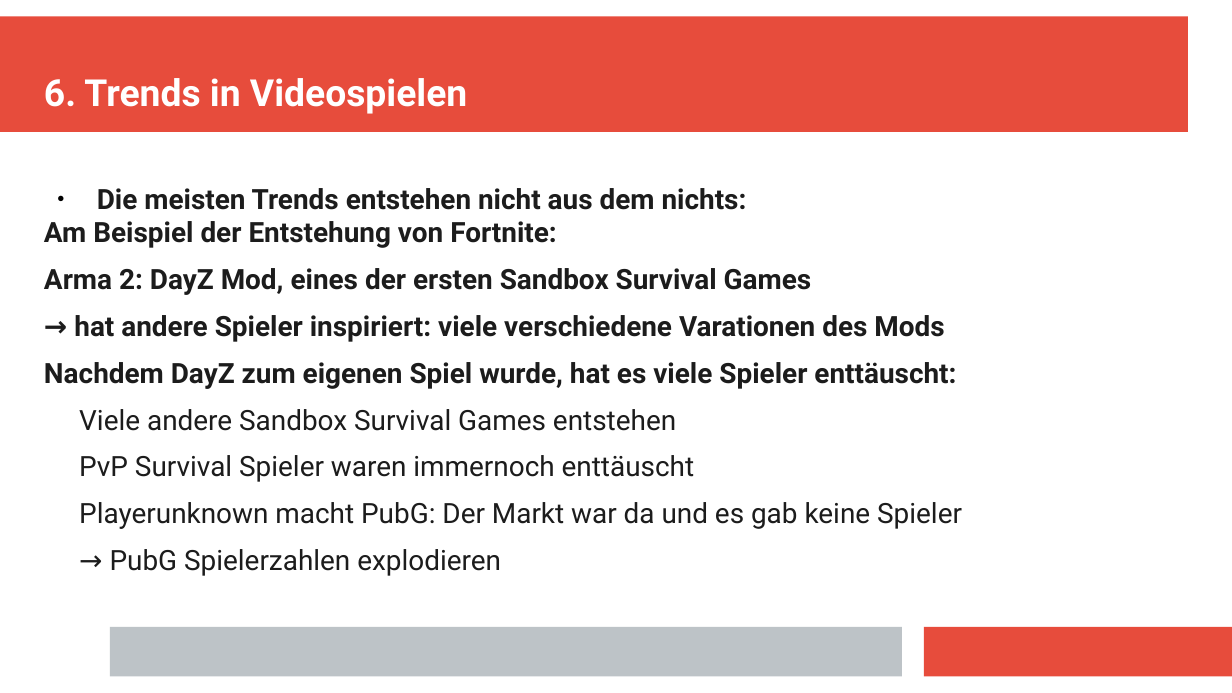
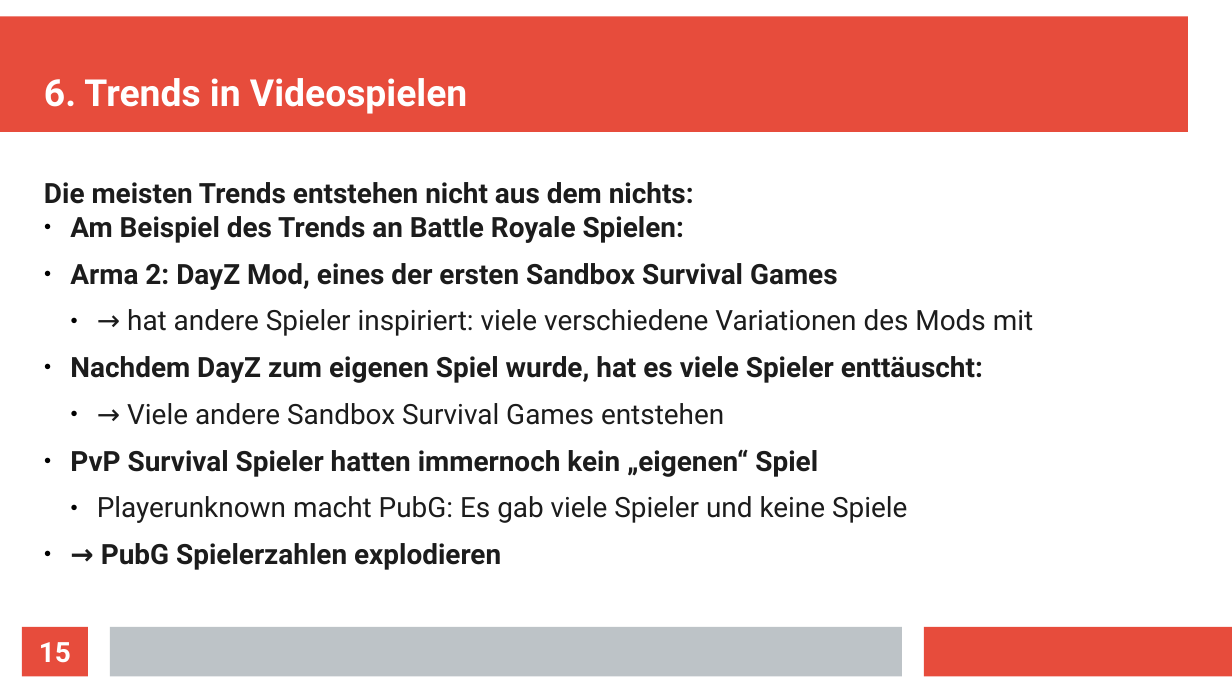
Before and after one commit to Aureumignis/UniStuff, a slide deck: slide 15 of WISE2020/HTiESD/HTiEDS_Praesentation.odp. Drawn at 1232x693 pixels with LibreOffice and Linux fonts; fonts in the diff are those of the drawing. Boxes give left, top, right and bottom in pixels: in the first picture for what was removed or moved away, otherwise in the second. Text is boxed around its words. In the diff, an @@ line names an element or a change of style, - is before the commit and + after.

```diff
--- a/WISE2020/HTiESD/HTiEDS_Praesentation.odp
+++ b/WISE2020/HTiESD/HTiEDS_Praesentation.odp
@@ text at [44,182,983,570]: bold on in "→ PubG Spielerzahlen explodieren"; bullet ● to none; bullet none to ●; list level 2 to 1 in "→ PubG Spielerzahlen explodieren" @@
@@ text at [70,216,684,243]: text changed @@
-Am Beispiel der Entstehung von Fortnite:
+● Am Beispiel des Trends an Battle Royale Spielen:
@@ text at [74,315,944,342]: text changed; bold off @@
-→ hat andere Spieler inspiriert: viele verschiedene Varationen des Mods
+  ● → hat andere Spieler inspiriert: viele verschiedene Variationen des Mods mit
@@ text at [70,403,907,523]: text changed @@
-  Viele andere Sandbox Survival Games entstehen
-  PvP Survival Spieler waren immernoch enttäuscht
-  Playerunknown macht PubG: Der Markt war da und es gab keine Spieler
+  ● → Viele andere Sandbox Survival Games entstehen
+● PvP Survival Spieler hatten immernoch kein „eigenen“ Spiel
+  ● Playerunknown macht PubG: Es gab viele Spieler und keine Spiele
@@ page number added at [22,627,88,676], fill #E74C3C, 18 pt, text #FFFFFF, bold @@
+15
```
Also in this commit, not shown: 14 other slides changed, 2 slides added, 3 slides removed.
